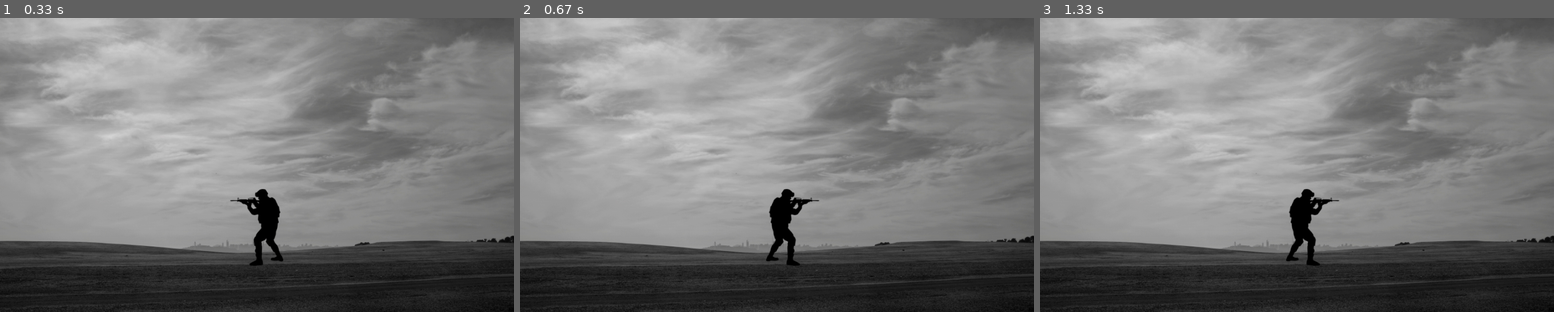
Above: before the commit, frames 1-3 (left to right).
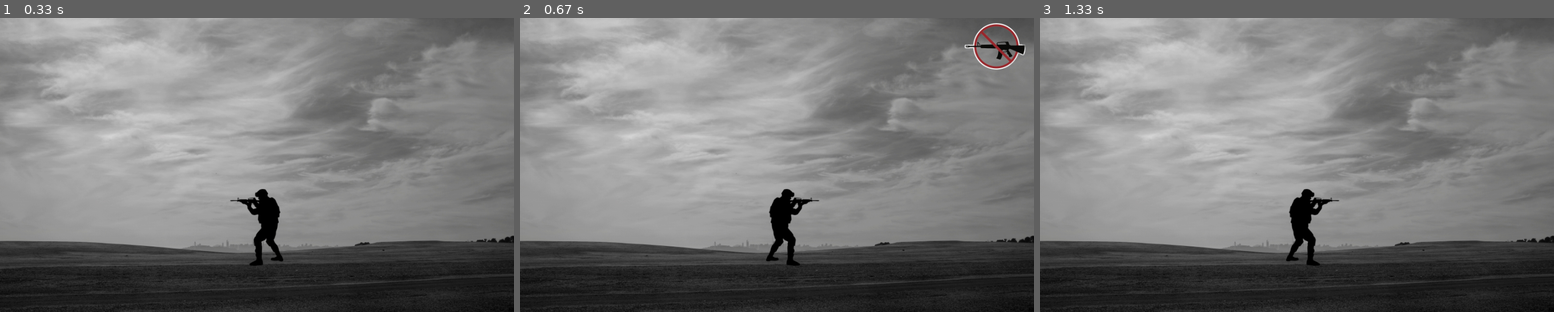
Above: after the commit, the same moments.

Repository: SOURobot/PyGame
Game: pygame game, started from main.py
Two runs of this game, one before a commit and one after it. Both use one fixed random seed, a clock stepped at 60 frames per second and the inputs below.
Inputs:
- Up to frame 1 (0.33 s): no input
- Up to frame 2 (0.67 s): hold Space from 0.33 s (still down); hold D from 0.33 s (still down)
- Up to frame 3 (1.33 s): release Space at 0.8 s; release D at 0.8 s; tap Space at 0.83 s

Frame 1 is identical in both runs. In frame 2, 0.6% of the frame differs, in the area x 86-99%, y 1-18%; in frame 3, nothing differs.

Commit message:
Sounds added but soldier isn`t moving.

Diff:
--- a/main.py
+++ b/main.py
@@ -1,5 +1,12 @@
 import pygame
+from pygame import mixer
 import math
+
+
+def sound():
+    mixer.init()
+    mixer.music.load("assets/sounds/shoot.mp3")
+    mixer.music.play()
 
 
 pygame.init()
@@ -13,10 +20,11 @@
 BG = pygame.image.load("assets/bg.jpg")
 banners = []
 poses = []
-copters = [pygame.image.load(f'assets/copters/fpvC.png'), pygame.image.load(f'assets/copters/grenadeC.jpg')]
+copters = [pygame.image.load(f'assets/copters/fpvC.png'), pygame.image.load(f'assets/copters/grenadeC.png')]
 sd_pos = [(WIDTH/2-75, HEIGHT-240), (WIDTH/2-87, HEIGHT-210), (WIDTH/2-45, HEIGHT-240), (WIDTH/2-100, HEIGHT-210)]
 level = 1
 curr_move = 1
+shoot_time = 0
 
 for i in range(1, 5):
     poses.append(pygame.image.load(f'assets/poses/sd{i}.png'))
@@ -29,6 +37,8 @@
     screen.fill('black')
     screen.blit(BG, (0, 0))
 
+    shoot = False
+
     pressed = pygame.key.get_pressed()
     if pressed[pygame.K_w] and str(curr_move) in '13':
         curr_move += 1
@@ -38,6 +48,19 @@
         curr_move += 2
     if pressed[pygame.K_a] and str(curr_move) in '34':
         curr_move -= 2
+    if pressed[pygame.K_SPACE]:
+        if shoot_time != 0:
+            passed_time = pygame.time.get_ticks() - shoot_time
+            if passed_time < 500:
+                screen.blit(pygame.image.load("assets/icons/reload.png"), (860, 5))
+            else:
+                shoot = True
+                shoot_time = pygame.time.get_ticks()
+                sound()
+        else:
+            shoot = True
+            shoot_time = pygame.time.get_ticks()
+            sound()
 
     screen.blit(poses[curr_move - 1], sd_pos[curr_move - 1])
 
Binary file removed: assets/copters/grenadeC.jpg
Binary file added: assets/copters/grenadeC.png
Binary file added: assets/icons/reload.png
